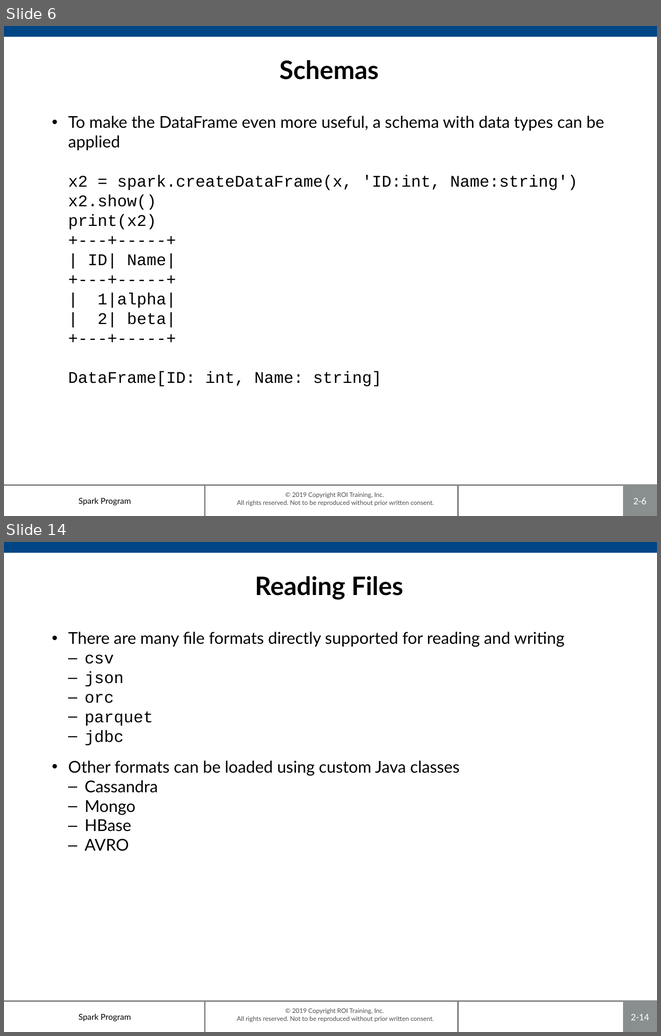
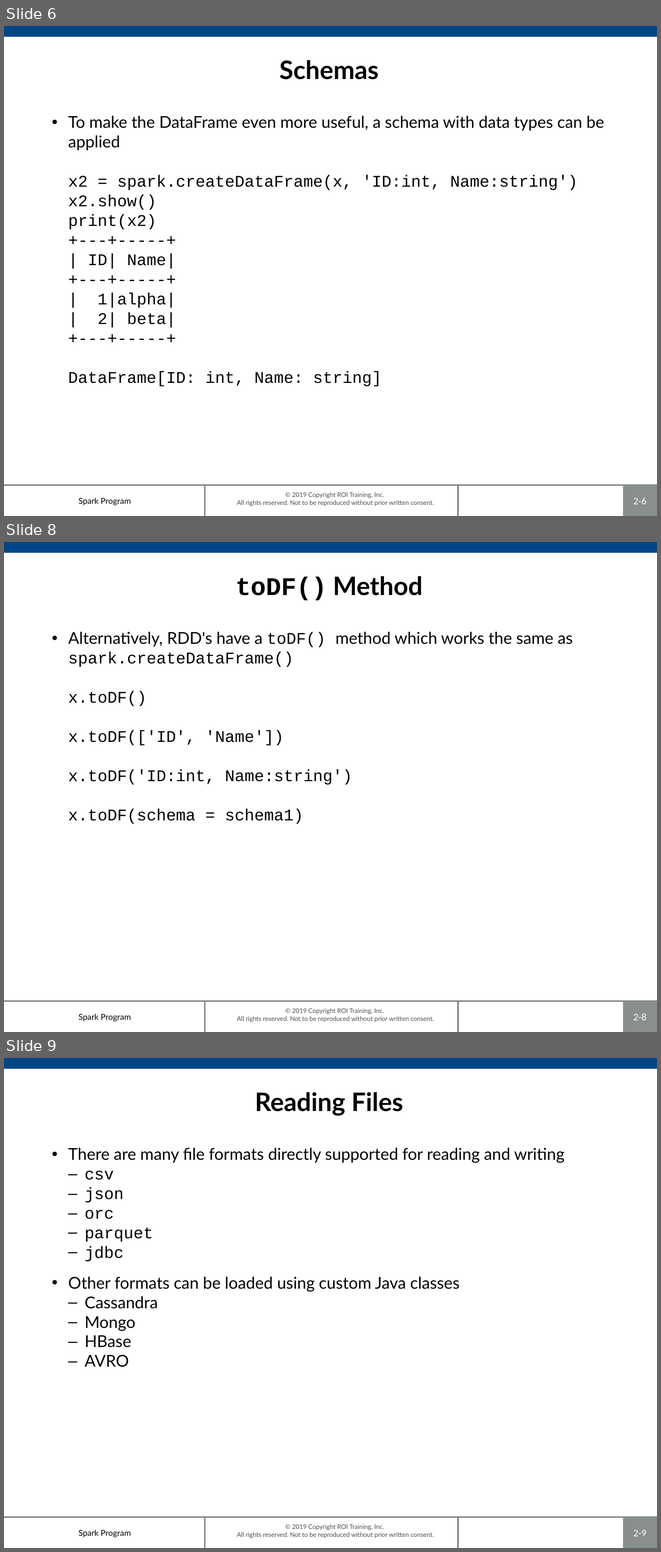
Before and after one commit to roitraining/SparkProgram, a slide deck: Day2/Day2_DataFrames.pptx. Shown one above the other, each under a label of ours: slides 6 and 14 before the commit, slides 6, 8 and 9 after it; the slides between them are not shown. The pictures are 661x1036 and 661x1552 pixels, drawn with LibreOffice and Linux fonts; fonts in the diff are those of the drawing; background and template pictures are left out. Boxes give left, top, right and bottom in pixels: in the first picture for what was removed or moved away, otherwise in the second. Text is boxed around its words. In the diff, an @@ line names an element or a change of style, - is before the commit and + after.

```diff
--- a/Day2/Day2_DataFrames.pptx
+++ b/Day2/Day2_DataFrames.pptx
@@ slide 8 added at bbox=[4, 542, 657, 1032], background #FFFFFF; not listed: 7 template elements that a slide beside it also shows @@
@@ title added at bbox=[236, 576, 423, 600], 28 pt, text #000000, bold @@
+toDF() Method
@@ text added at bbox=[68, 632, 573, 824], 18 pt, text #000000 @@
+• Alternatively, RDD's have a toDF() method which works the same as spark.createDataFrame()
+  x.toDF()
+  x.toDF(['ID', 'Name'])
+  x.toDF('ID:int, Name:string')
+  x.toDF(schema = schema1)
@@ what was slide 14 is now slide 9 @@
@@ page number at bbox=[633, 1530, 646, 1536]: text changed @@
-2-14
+2-9
```
Also in this commit, not shown: 5 slides changed, 1 other slide added, 1 slide removed, 1 other file.
